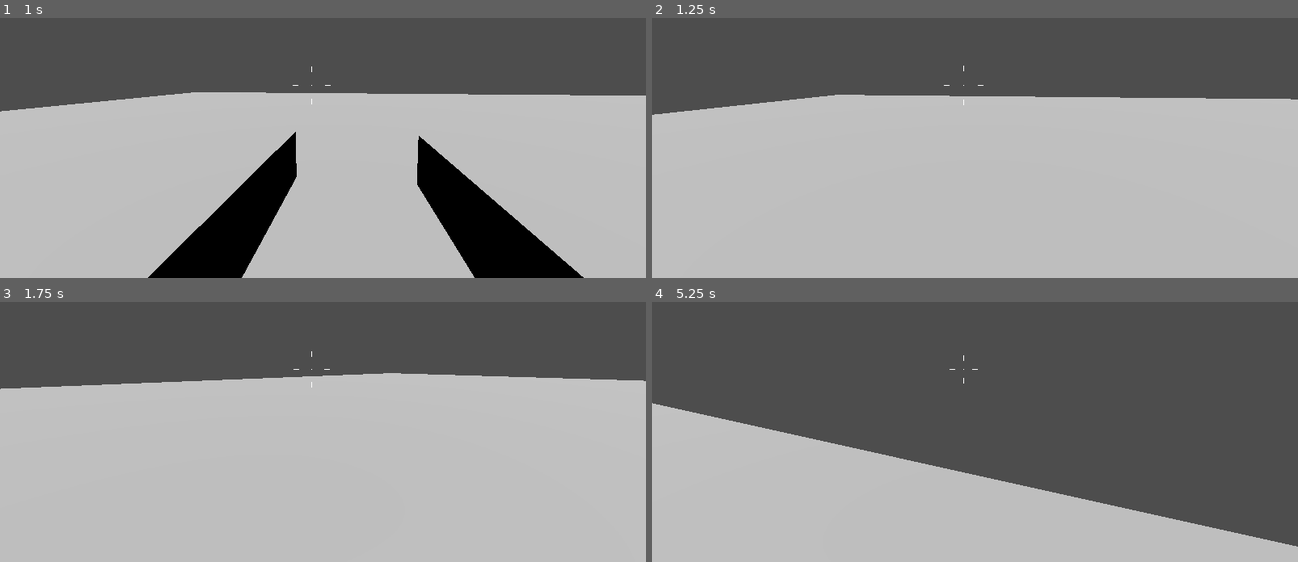
Above: before the commit, frames 1-4 (two rows, left to right).
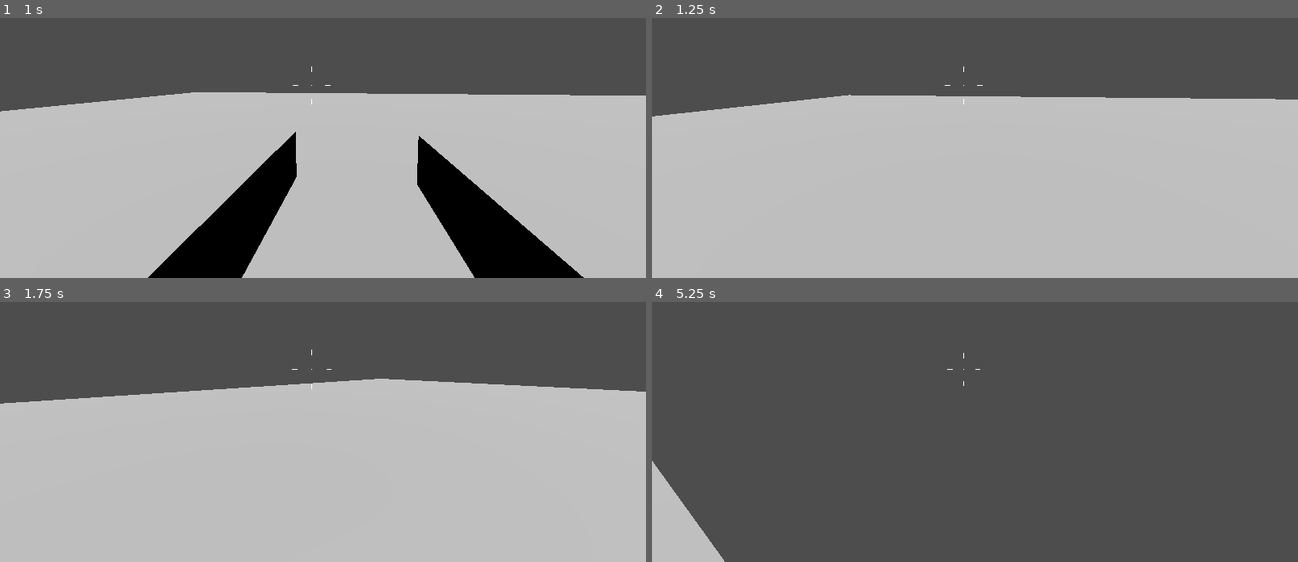
Above: after the commit, the same moments.

Repository: EduRoDev/fps-tutorial
Game: Godot game, scene res://Levels/Level2.tscn
Same seed, same stepped clock (60 frames per second), same inputs: the game is played once before the commit and once after it. This scene is started directly instead of the project's main scene.
Inputs (mouse positions are in pixels of both pictures, inside the frame that each line leads up to):
- Up to frame 1 (1 s): tap Enter at 0.5 s; move the mouse to (316, 103) at 0.52 s; hold W (move_forward) from 0.53 s (still down); hold Shift (sprint) from 0.53 s (still down); tap Space (jump) at 0.77, 0.8 s
- Up to frame 2 (1.25 s): keep holding W (move_forward); keep holding Shift (sprint); tap Space (jump) at 1.07 s
- Up to frame 3 (1.75 s): keep holding W (move_forward); move the mouse to (368, 385) at 1.27 s; release Shift (sprint) at 1.28 s; tap Space (jump) at 1.35, 1.52 s; tap Shift (sprint) at 1.55 s
- Up to frame 4 (5.25 s): tap Space (jump) at 1.82, 2.3, 3.02, 3.32, 3.77, 3.8, 4.07, 4.35, 4.52, 4.82 s; move the mouse to (923, 377) at 2.02 s; hold C (crouch) 2.03-2.78 s; move the mouse to (981, 380) at 2.77 s; release W (move_forward) at 2.78 s; hold A (move_left) 2.78-3.53 s; tap Shift (sprint) at 2.85, 4.55 s; move the mouse to (949, 372) at 3.52 s; hold Shift (sprint) 3.53-4.28 s; hold W (move_forward) from 3.53 s (still down); move the mouse to (1007, 380) at 4.27 s; move the mouse to (942, 382) at 5.02 s; hold C (crouch) from 5.03 s (still down)

Frame 1 is identical in both runs. In frame 2, 0.2% of the frame differs, in the area x 0-99%, y 18-38%; in frame 3, 3.6%; in frame 4, 31%, in the area x 0-100%, y 19-100%.

Commit message:
feat: Estado de wall run y caida

Diff:
--- a/Controller/Player.tscn
+++ b/Controller/Player.tscn
@@ -12,6 +12,8 @@
 [ext_resource type="Script" uid="uid://bxqwcsexf7brh" path="res://Controller/Scripts/crouching_player_state.gd" id="10_k0hyi"]
 [ext_resource type="Script" uid="uid://76ni8whqyltf" path="res://Controller/Scripts/sliding_player_state.gd" id="11_auu0e"]
 [ext_resource type="Script" uid="uid://7lopu3n4n0hp" path="res://Controller/Scripts/jump_player_state.gd" id="12_auu0e"]
+[ext_resource type="Script" uid="uid://clhfumebgjfkn" path="res://Controller/Scripts/wall_run_player_state.gd" id="13_oxdpf"]
+[ext_resource type="Script" uid="uid://d0ch2qk1pqjor" path="res://Controller/Scripts/falling_player_state.gd" id="14_n5b3e"]
 
 [sub_resource type="CapsuleShape3D" id="CapsuleShape3D_pknhu"]
 height = 2.005127
@@ -136,6 +138,18 @@
 "transitions": PackedFloat32Array(1),
 "update": 0,
 "values": [75.0]
+}
+tracks/10/type = "value"
+tracks/10/imported = false
+tracks/10/enabled = true
+tracks/10/path = NodePath("PlayerStateMachine/WallRunPlayerState:SPEED")
+tracks/10/interp = 1
+tracks/10/loop_wrap = true
+tracks/10/keys = {
+"times": PackedFloat32Array(0),
+"transitions": PackedFloat32Array(1),
+"update": 0,
+"values": [7.0]
 }
 
 [sub_resource type="Animation" id="Animation_vkdw5"]
@@ -227,6 +241,108 @@
 "values": [Vector3(0, 1.5, 0), Vector3(0, 1, 0)]
 }
 
+[sub_resource type="Animation" id="Animation_oxdpf"]
+resource_name = "sliding"
+length = 5.0
+tracks/0/type = "value"
+tracks/0/imported = false
+tracks/0/enabled = true
+tracks/0/path = NodePath("CollisionShape3D:shape:height")
+tracks/0/interp = 1
+tracks/0/loop_wrap = true
+tracks/0/keys = {
+"times": PackedFloat32Array(0, 1),
+"transitions": PackedFloat32Array(1, 1),
+"update": 0,
+"values": [2.0, 1.5]
+}
+tracks/1/type = "value"
+tracks/1/imported = false
+tracks/1/enabled = true
+tracks/1/path = NodePath("CollisionShape3D:position")
+tracks/1/interp = 1
+tracks/1/loop_wrap = true
+tracks/1/keys = {
+"times": PackedFloat32Array(0, 1),
+"transitions": PackedFloat32Array(1, 1),
+"update": 0,
+"values": [Vector3(0, 1, 0), Vector3(0, 0.75, 0)]
+}
+tracks/2/type = "value"
+tracks/2/imported = false
+tracks/2/enabled = true
+tracks/2/path = NodePath("CameraController:position")
+tracks/2/interp = 1
+tracks/2/loop_wrap = true
+tracks/2/keys = {
+"times": PackedFloat32Array(0, 1),
+"transitions": PackedFloat32Array(1, 1),
+"update": 0,
+"values": [Vector3(0, 1.5, 0), Vector3(0, 1, 0)]
+}
+tracks/3/type = "value"
+tracks/3/imported = false
+tracks/3/enabled = true
+tracks/3/path = NodePath("CameraController:rotation")
+tracks/3/interp = 1
+tracks/3/loop_wrap = true
+tracks/3/keys = {
+"times": PackedFloat32Array(0, 0.5, 3, 4.9),
+"transitions": PackedFloat32Array(1, 1, 1, 1),
+"update": 0,
+"values": [Vector3(0, 0, 0), Vector3(0, 0, 0), Vector3(0, 0, 0), Vector3(0, 0, 0)]
+}
+tracks/4/type = "value"
+tracks/4/imported = false
+tracks/4/enabled = true
+tracks/4/path = NodePath("ShapeCast3D:position")
+tracks/4/interp = 1
+tracks/4/loop_wrap = true
+tracks/4/keys = {
+"times": PackedFloat32Array(0, 1),
+"transitions": PackedFloat32Array(1, 1),
+"update": 0,
+"values": [Vector3(0, 1.5, 0), Vector3(0, 1, 0)]
+}
+tracks/5/type = "value"
+tracks/5/imported = false
+tracks/5/enabled = true
+tracks/5/path = NodePath("PlayerStateMachine/SlidingPlayerState:SPEED")
+tracks/5/interp = 1
+tracks/5/loop_wrap = true
+tracks/5/keys = {
+"times": PackedFloat32Array(1, 5),
+"transitions": PackedFloat32Array(1, 1),
+"update": 0,
+"values": [7.0, 4.0]
+}
+tracks/6/type = "method"
+tracks/6/imported = false
+tracks/6/enabled = true
+tracks/6/path = NodePath("PlayerStateMachine/SlidingPlayerState")
+tracks/6/interp = 1
+tracks/6/loop_wrap = true
+tracks/6/keys = {
+"times": PackedFloat32Array(5),
+"transitions": PackedFloat32Array(1),
+"values": [{
+"args": [],
+"method": &"finish"
+}]
+}
+tracks/7/type = "value"
+tracks/7/imported = false
+tracks/7/enabled = true
+tracks/7/path = NodePath("CameraController/Camera3D:fov")
+tracks/7/interp = 1
+tracks/7/loop_wrap = true
+tracks/7/keys = {
+"times": PackedFloat32Array(0, 0.5, 4.3),
+"transitions": PackedFloat32Array(1, 1, 1),
+"update": 0,
+"values": [75.0, 84.0, 75.0]
+}
+
 [sub_resource type="Animation" id="Animation_hla6f"]
 resource_name = "walking"
 length = 1.5
@@ -265,88 +381,64 @@
 "times": PackedFloat32Array(0)
 }
 
-[sub_resource type="Animation" id="Animation_oxdpf"]
-resource_name = "sliding"
+[sub_resource type="Animation" id="Animation_n5b3e"]
+resource_name = "WallRun"
 length = 5.0
 tracks/0/type = "value"
 tracks/0/imported = false
 tracks/0/enabled = true
-tracks/0/path = NodePath("CollisionShape3D:shape:height")
+tracks/0/path = NodePath("CameraController:position")
 tracks/0/interp = 1
 tracks/0/loop_wrap = true
 tracks/0/keys = {
 "times": PackedFloat32Array(0, 1),
 "transitions": PackedFloat32Array(1, 1),
 "update": 0,
-"values": [2.0, 1.5]
+"values": [Vector3(0, 1.5, 0), Vector3(0, 1.5, 0)]
 }
 tracks/1/type = "value"
 tracks/1/imported = false
 tracks/1/enabled = true
-tracks/1/path = NodePath("CollisionShape3D:position")
+tracks/1/path = NodePath("CameraController:rotation")
 tracks/1/interp = 1
 tracks/1/loop_wrap = true
 tracks/1/keys = {
-"times": PackedFloat32Array(0, 1),
-"transitions": PackedFloat32Array(1, 1),
-"update": 0,
-"values": [Vector3(0, 1, 0), Vector3(0, 0.75, 0)]
+"times": PackedFloat32Array(0, 0.5, 3, 4.9),
+"transitions": PackedFloat32Array(1, 1, 1, 1),
+"update": 0,
+"values": [Vector3(0, 0, 0), Vector3(0, 0, 0), Vector3(0, 0, 0), Vector3(0, 0, 0)]
 }
 tracks/2/type = "value"
 tracks/2/imported = false
 tracks/2/enabled = true
-tracks/2/path = NodePath("CameraController:position")
+tracks/2/path = NodePath("CameraController/Camera3D:fov")
 tracks/2/interp = 1
 tracks/2/loop_wrap = true
 tracks/2/keys = {
-"times": PackedFloat32Array(0, 1),
-"transitions": PackedFloat32Array(1, 1),
-"update": 0,
-"values": [Vector3(0, 1.5, 0), Vector3(0, 1, 0)]
+"times": PackedFloat32Array(0, 0.5, 4.3),
+"transitions": PackedFloat32Array(1, 1, 1),
+"update": 0,
+"values": [75.0, 84.0, 75.0]
 }
 tracks/3/type = "value"
 tracks/3/imported = false
 tracks/3/enabled = true
-tracks/3/path = NodePath("CameraController:rotation")
+tracks/3/path = NodePath("PlayerStateMachine/WallRunPlayerState:SPEED")
 tracks/3/interp = 1
 tracks/3/loop_wrap = true
 tracks/3/keys = {
-"times": PackedFloat32Array(0, 0.5, 3, 4.9),
-"transitions": PackedFloat32Array(1, 1, 1, 1),
-"update": 0,
-"values": [Vector3(0, 0, 0), Vector3(0, 0, 0), Vector3(0, 0, 0), Vector3(0, 0, 0)]
-}
-tracks/4/type = "value"
+"times": PackedFloat32Array(1, 5),
+"transitions": PackedFloat32Array(1, 1),
+"update": 0,
+"values": [7.0, 4.0]
+}
+tracks/4/type = "method"
 tracks/4/imported = false
 tracks/4/enabled = true
-tracks/4/path = NodePath("ShapeCast3D:position")
+tracks/4/path = NodePath("PlayerStateMachine/WallRunPlayerState")
 tracks/4/interp = 1
 tracks/4/loop_wrap = true
 tracks/4/keys = {
-"times": PackedFloat32Array(0, 1),
-"transitions": PackedFloat32Array(1, 1),
-"update": 0,
-"values": [Vector3(0, 1.5, 0), Vector3(0, 1, 0)]
-}
-tracks/5/type = "value"
-tracks/5/imported = false
-tracks/5/enabled = true
-tracks/5/path = NodePath("PlayerStateMachine/SlidingPlayerState:SPEED")
-tracks/5/interp = 1
-tracks/5/loop_wrap = true
-tracks/5/keys = {
-"times": PackedFloat32Array(1, 5),
-"transitions": PackedFloat32Array(1, 1),
-"update": 0,
-"values": [7.0, 4.0]
-}
-tracks/6/type = "method"
-tracks/6/imported = false
-tracks/6/enabled = true
-tracks/6/path = NodePath("PlayerStateMachine/SlidingPlayerState")
-tracks/6/interp = 1
-tracks/6/loop_wrap = true
-tracks/6/keys = {
 "times": PackedFloat32Array(5),
 "transitions": PackedFloat32Array(1),
 "values": [{
@@ -354,23 +446,12 @@
 "method": &"finish"
 }]
 }
-tracks/7/type = "value"
-tracks/7/imported = false
-tracks/7/enabled = true
-tracks/7/path = NodePath("CameraController/Camera3D:fov")
-tracks/7/interp = 1
-tracks/7/loop_wrap = true
-tracks/7/keys = {
-"times": PackedFloat32Array(0, 0.5, 4.3),
-"transitions": PackedFloat32Array(1, 1, 1),
-"update": 0,
-"values": [75.0, 84.0, 75.0]
-}
 
 [sub_resource type="AnimationLibrary" id="AnimationLibrary_8xe5w"]
 _data = {
 &"RESET": SubResource("Animation_ca3lp"),
 &"Sprint": SubResource("Animation_vkdw5"),
+&"WallRun": SubResource("Animation_n5b3e"),
 &"crouch": SubResource("Animation_pknhu"),
 &"sliding": SubResource("Animation_oxdpf"),
 &"walking": SubResource("Animation_hla6f")
@@ -489,9 +570,11 @@
 script = ExtResource("7_vkdw5")
 SPEED = 4.0
 
-[node name="SprintingPlayerState" type="Node" parent="PlayerStateMachine"]
+[node name="SprintingPlayerState" type="Node" parent="PlayerStateMachine" node_paths=PackedStringArray("WALL_RAY_LEFT", "WALL_RAY_RIGHT")]
 script = ExtResource("8_523qk")
 SPEED = 7.0
+WALL_RAY_LEFT = NodePath("../../Left")
+WALL_RAY_RIGHT = NodePath("../../Right")
 
 [node name="CrouchingPlayerState" type="Node" parent="PlayerStateMachine" node_paths=PackedStringArray("CROUCH_SHAPECAST")]
 script = ExtResource("10_k0hyi")
@@ -501,7 +584,23 @@
 script = ExtResource("11_auu0e")
 CROUCH_SHAPECAST = NodePath("../../ShapeCast3D")
 
-[node name="JumpPlayerState" type="Node" parent="PlayerStateMachine"]
+[node name="JumpPlayerState" type="Node" parent="PlayerStateMachine" node_paths=PackedStringArray("WALL_RAY_LEFT", "WALL_RAY_RIGHT")]
 script = ExtResource("12_auu0e")
+WALL_RAY_LEFT = NodePath("../../Left")
+WALL_RAY_RIGHT = NodePath("../../Right")
+
+[node name="WallRunPlayerState" type="Node" parent="PlayerStateMachine" node_paths=PackedStringArray("WALL_RAY_LEFT", "WALL_RAY_RIGHT")]
+script = ExtResource("13_oxdpf")
+WALL_RAY_LEFT = NodePath("../../Left")
+WALL_RAY_RIGHT = NodePath("../../Right")
+
+[node name="FallingPlayerState" type="Node" parent="PlayerStateMachine"]
+script = ExtResource("14_n5b3e")
+
+[node name="Right" type="RayCast3D" parent="."]
+transform = Transform3D(-4.371139e-08, -1, 0, 1, -4.371139e-08, 0, 0, 0, 1, 0, 0.7073448, 0)
+
+[node name="Left" type="RayCast3D" parent="."]
+transform = Transform3D(-4.371139e-08, 1, 0, -1, -4.371139e-08, 0, 0, 0, 1, 0, 0.7073449, 0)
 
 [connection signal="animation_started" from="AnimationPlayer" to="." method="_on_animation_player_animation_started"]
--- /dev/null
+++ b/Controller/Scripts/falling_player_state.gd
@@ -0,0 +1,21 @@
+class_name FallingPlayerState
+extends PlayerMovementState
+
+
+@export var ACCELERATION: float = 0.1
+@export var DECELERATION: float = 0.25
+@export var SPEED: float = 7.0
+
+func enter(_previous_state) -> void:
+	ANIMATION.pause()
+
+func update(delta: float) -> void:
+	PLAYER.update_gravity(delta)
+	PLAYER.update_input(SPEED,ACCELERATION,DECELERATION)
+	PLAYER.update_velocity()
+
+	if Input.is_action_just_pressed("jump"):
+		transition.emit("JumpPlayerState")
+
+	if PLAYER.is_on_floor():
+		transition.emit("IdlePlayerState")
--- a/Controller/Scripts/idle_player_state.gd
+++ b/Controller/Scripts/idle_player_state.gd
@@ -22,3 +22,6 @@
 
 	if Input.is_action_just_pressed("jump") and PLAYER.is_on_floor():
 		transition.emit("JumpPlayerState")
+
+	if PLAYER.velocity.y < -1.0 and !PLAYER.is_on_floor():
+		transition.emit("FallingPlayerState")
--- a/Controller/Scripts/jump_player_state.gd
+++ b/Controller/Scripts/jump_player_state.gd
@@ -6,10 +6,22 @@
 @export var SPEED: float = 7.0
 @export var JUMP_VELOCITY: float = 3
 @export_range(0.5,1.0,0.01) var INPUT_MULTIPLIER: float = 1.01
+@export var WALL_RAY_LEFT: RayCast3D
+@export var WALL_RAY_RIGHT: RayCast3D
+@export var MIN_SPEED_FOR_WALLRUN: float = 3.0
+
+func is_wall_detected() -> bool:
+	return (WALL_RAY_LEFT and WALL_RAY_LEFT.is_colliding()) or (WALL_RAY_RIGHT and WALL_RAY_RIGHT.is_colliding())
+
+func get_horizontal_speed() -> float:
+	return Vector2(PLAYER.velocity.x, PLAYER.velocity.z).length()
 
 func enter(_previous_state) -> void:
-	PLAYER.velocity.y += JUMP_VELOCITY
-	ANIMATION.pause()
+	if _previous_state is WallRunPlayerState:
+		pass
+	else:
+		PLAYER.velocity.y += JUMP_VELOCITY
+		ANIMATION.pause()
 
 func update(delta: float) -> void:
 	PLAYER.update_gravity(delta)
@@ -18,3 +30,10 @@
 
 	if PLAYER.is_on_floor():
 		transition.emit("IdlePlayerState")
+
+	# Verificar wall run: sprint + jump presionado + pared detectada + velocidad mínima
+	if Input.is_action_pressed("sprint") and Input.is_action_pressed("jump") and is_wall_detected() and get_horizontal_speed() > MIN_SPEED_FOR_WALLRUN:
+		transition.emit("WallRunPlayerState")
+
+	if PLAYER.velocity.y < -1.0 and !PLAYER.is_on_floor():
+		transition.emit("FallingPlayerState")
--- a/Controller/Scripts/sprinting_player_state.gd
+++ b/Controller/Scripts/sprinting_player_state.gd
@@ -6,6 +6,15 @@
 @export var ACCELERATION: float = 0.1
 @export var DECELERATION: float = 0.25
 @export var SPEED: float = 10.0
+@export var WALL_RAY_LEFT: RayCast3D
+@export var WALL_RAY_RIGHT: RayCast3D
+@export var MIN_SPEED_FOR_WALLRUN: float = 3.0
+
+func is_wall_detected() -> bool:
+	return (WALL_RAY_LEFT and WALL_RAY_LEFT.is_colliding()) or (WALL_RAY_RIGHT and WALL_RAY_RIGHT.is_colliding())
+
+func get_horizontal_speed() -> float:
+	return Vector2(PLAYER.velocity.x, PLAYER.velocity.z).length()
 
 func enter(_previous_state) -> void:
 	ANIMATION.play("Sprint",0.5,1.0)
@@ -26,6 +35,13 @@
 	if Input.is_action_just_pressed("jump") and PLAYER.is_on_floor():
 		transition.emit("JumpPlayerState")
 
+	# Verificar wall run: en el aire + sprint + jump presionado + pared detectada + velocidad mínima
+	if not PLAYER.is_on_floor() and Input.is_action_pressed("jump") and is_wall_detected() and get_horizontal_speed() > MIN_SPEED_FOR_WALLRUN:
+		transition.emit("WallRunPlayerState")
+
+	if PLAYER.velocity.y < -3.0 and !PLAYER.is_on_floor():
+		transition.emit("FallingPlayerState")
+
 func set_animation_speed(spd) -> void:
 	var alpha = remap(spd, 0.0, SPEED, 0.0, 1.0)
 	ANIMATION.speed_scale = lerp(0.0,TOP_ANIM_SPEED,alpha)
--- a/Controller/Scripts/walking_player_state.gd
+++ b/Controller/Scripts/walking_player_state.gd
@@ -30,6 +30,9 @@
 	if Input.is_action_just_pressed("jump") and PLAYER.is_on_floor():
 		transition.emit("JumpPlayerState")
 
+	if PLAYER.velocity.y < -1.0 and !PLAYER.is_on_floor():
+		transition.emit("FallingPlayerState")
+
 func set_animation_speed(spd):
 	var alpha = remap(spd,0.0,SPEED,0.0,1.0)
 	ANIMATION.speed_scale = lerp(0.0,TOP_ANIM_SPEED,alpha)
--- /dev/null
+++ b/Controller/Scripts/wall_run_player_state.gd
@@ -0,0 +1,127 @@
+class_name WallRunPlayerState
+extends PlayerMovementState
+
+
+@export var ACCELERATION: float = 0.1
+@export var DECELERATION: float = 0.25
+@export var SPEED: float = 7.0
+@export var WALL_RUN_SPEED: float = 6.0
+@export var GRAVITY_SCALE: float = 0.3
+@export var WALL_RAY_LEFT: RayCast3D
+@export var WALL_RAY_RIGHT: RayCast3D
+@export var WALL_JUMP_FORCE: float = 1.5
+@export var CAMERA_TILT_AMOUNT: float = 5.0
+@export var TILT_AMOUNT: float = 0.09
+@export_range(1, 6, 0.1) var WALLRUN_ANIM_SPEED: float = 2.0
+
+var wall_normal: Vector3 = Vector3.ZERO
+var wall_side: int = 0
+var active_ray: RayCast3D = null
+var run_direction: Vector3 = Vector3.ZERO
+
+func get_active_wall_ray() -> RayCast3D:
+	if WALL_RAY_LEFT and WALL_RAY_LEFT.is_colliding():
+		return WALL_RAY_LEFT
+	elif WALL_RAY_RIGHT and WALL_RAY_RIGHT.is_colliding():
+		return WALL_RAY_RIGHT
+	return null
+
+func is_wall_detected() -> bool:
+	return get_active_wall_ray() != null
+
+func enter(_previous_state) -> void:
+	# Determinar qué raycast está colisionando
+	active_ray = get_active_wall_ray()
+
+	if active_ray and active_ray.is_colliding():
+		wall_normal = active_ray.get_collision_normal()
+		wall_side = -1 if active_ray == WALL_RAY_LEFT else 1
+
+		# Aplicar tilt de cámara basado en la rotación del jugador y el lado de la pared
+		var tilt_direction = wall_side * PLAYER._current_rotation
+		set_tilt(tilt_direction)
+
+		# Reproducir animación de WallRun
+		ANIMATION.speed_scale = 1.0
+		ANIMATION.play("WallRun", -1.0, WALLRUN_ANIM_SPEED)
+
+		# Calcular la dirección de movimiento basada en la velocidad actual del jugador
+		# Proyectamos la velocidad horizontal sobre el plano de la pared
+		var horizontal_velocity = Vector3(PLAYER.velocity.x, 0, PLAYER.velocity.z)
+		if horizontal_velocity.length() > 0.1:
+			# Usar la dirección en la que ya nos movíamos
+			run_direction = horizontal_velocity.normalized()
+		else:
+			# Si no hay velocidad, usar la dirección hacia adelante del jugador
+			run_direction = -PLAYER.global_transform.basis.z
+
+		# Proyectar la dirección sobre el plano de la pared (para que sea paralela)
+		run_direction = (run_direction - wall_normal * run_direction.dot(wall_normal)).normalized()
+
+
+
+func exit() -> void:
+	# Resetear el tilt de la cámara a su posición original
+	var reset_tilt = Vector3.ZERO
+	ANIMATION.get_animation("WallRun").track_set_key_value(1, 1, reset_tilt)
+	ANIMATION.get_animation("WallRun").track_set_key_value(1, 2, reset_tilt)
+
+
+func update(delta: float) -> void:
+	# Si tocamos el suelo, volvemos a idle
+	if PLAYER.is_on_floor():
+		transition.emit("IdlePlayerState")
+
+	# Verificar si aún estamos tocando la pared
+	if not active_ray or not active_ray.is_colliding():
+		# Si estamos cayendo, ir a FallingPlayerState
+		if PLAYER.velocity.y < -3.0:
+			transition.emit("FallingPlayerState")
+		else:
+			transition.emit("JumpPlayerState")
+
+
+	# Si soltamos jump, salir del wall run
+	if not Input.is_action_pressed("jump"):
+		# Si estamos cayendo, ir a FallingPlayerState
+		if PLAYER.velocity.y <= -1.0:
+			transition.emit("FallingPlayerState")
+		else:
+			transition.emit("JumpPlayerState")
+
+	# Actualizar la normal de la pared
+	wall_normal = active_ray.get_collision_normal()
+
+	# Aplicar gravedad reducida
+	PLAYER.velocity.y -= PLAYER.gravity * GRAVITY_SCALE * delta
+
+	# Aplicar velocidad en la dirección del wall run (la dirección calculada al entrar)
+	PLAYER.velocity.x = run_direction.x * WALL_RUN_SPEED
+	PLAYER.velocity.z = run_direction.z * WALL_RUN_SPEED
+
+	# Pequeña fuerza hacia la pared para mantenerse pegado
+	PLAYER.velocity += -wall_normal * 2.0
+
+	PLAYER.update_velocity()
+
+
+
+func wall_jump() -> void:
+	# Impulso hacia arriba y lejos de la pared
+	PLAYER.velocity.y = WALL_JUMP_FORCE
+	PLAYER.velocity += wall_normal * WALL_JUMP_FORCE * 0.1
+
+func set_tilt(player_rotation: float) -> void:
+	var tilt = Vector3.ZERO
+	# Inclinar basado en la rotación del jugador, similar a sliding
+	tilt.z = clamp(TILT_AMOUNT * player_rotation, -1.0, 0.1)
+	if tilt.z == 0.0:
+		tilt.z = 0.05
+
+	# Modificar la animación de WallRun con el tilt
+	ANIMATION.get_animation("WallRun").track_set_key_value(1, 1, tilt)
+	ANIMATION.get_animation("WallRun").track_set_key_value(1, 2, tilt)
+
+
+func finish():
+	transition.emit("FallingPlayerState")
--- a/Levels/Level1.tscn
+++ b/Levels/Level1.tscn
@@ -1,9 +1,10 @@
-[gd_scene load_steps=10 format=3 uid="uid://b1j7uexeibinn"]
+[gd_scene load_steps=11 format=3 uid="uid://b1j7uexeibinn"]
 
 [ext_resource type="Material" uid="uid://n6fl5qxlgtt6" path="res://Ui/Materials/Ground.tres" id="1_3anf8"]
 [ext_resource type="PackedScene" uid="uid://bmtfbq8p2itb" path="res://Controller/Player.tscn" id="1_s5eti"]
 [ext_resource type="PackedScene" uid="uid://wpnahxsk8x1u" path="res://prefabs/box.tscn" id="3_fhqol"]
 [ext_resource type="PackedScene" uid="uid://dfjiq4dkodokt" path="res://prefabs/wall.tscn" id="4_iotdp"]
+[ext_resource type="PackedScene" uid="uid://btfe3ls584g2y" path="res://prefabs/big_wall.tscn" id="5_nutv8"]
 
 [sub_resource type="ProceduralSkyMaterial" id="ProceduralSkyMaterial_w77jt"]
 sky_horizon_color = Color(0.66224277, 0.6717428, 0.6867428, 1)
@@ -75,3 +76,9 @@
 
 [node name="Box6" parent="." instance=ExtResource("3_fhqol")]
 transform = Transform3D(1, 0, 0, 0, 1, 0, 0, 0, 1, 10.201631, 0.12986314, 5.2865896)
+
+[node name="wall5" parent="." instance=ExtResource("4_iotdp")]
+transform = Transform3D(1, 0, 0, 0, 1, 0, 0, 0, 1, 0.011625692, 1.4596384, -15.8148)
+
+[node name="BigWall" parent="." instance=ExtResource("5_nutv8")]
+transform = Transform3D(1, 0, 0, 0, 1, 0, 0, 0, 1, 12, 2, -14)
--- /dev/null
+++ b/prefabs/big_wall.tscn
@@ -0,0 +1,17 @@
+[gd_scene load_steps=3 format=3 uid="uid://btfe3ls584g2y"]
+
+[sub_resource type="BoxMesh" id="BoxMesh_vwuq4"]
+size = Vector3(1, 4, 10)
+
+[sub_resource type="BoxShape3D" id="BoxShape3D_8gwa2"]
+
+[node name="BigWall" type="Node3D"]
+
+[node name="MeshInstance3D" type="MeshInstance3D" parent="."]
+mesh = SubResource("BoxMesh_vwuq4")
+
+[node name="StaticBody3D" type="StaticBody3D" parent="MeshInstance3D"]
+
+[node name="CollisionShape3D" type="CollisionShape3D" parent="MeshInstance3D/StaticBody3D"]
+transform = Transform3D(1, 0, 0, 0, 4, 0, 0, 0, 10, 0, 0, 0)
+shape = SubResource("BoxShape3D_8gwa2")
Not shown: 1 places in Controller/Player.tscn that only renumber resources
Not shown, added: Controller/Scripts/falling_player_state.gd.uid
Not shown, added: Controller/Scripts/wall_run_player_state.gd.uid
